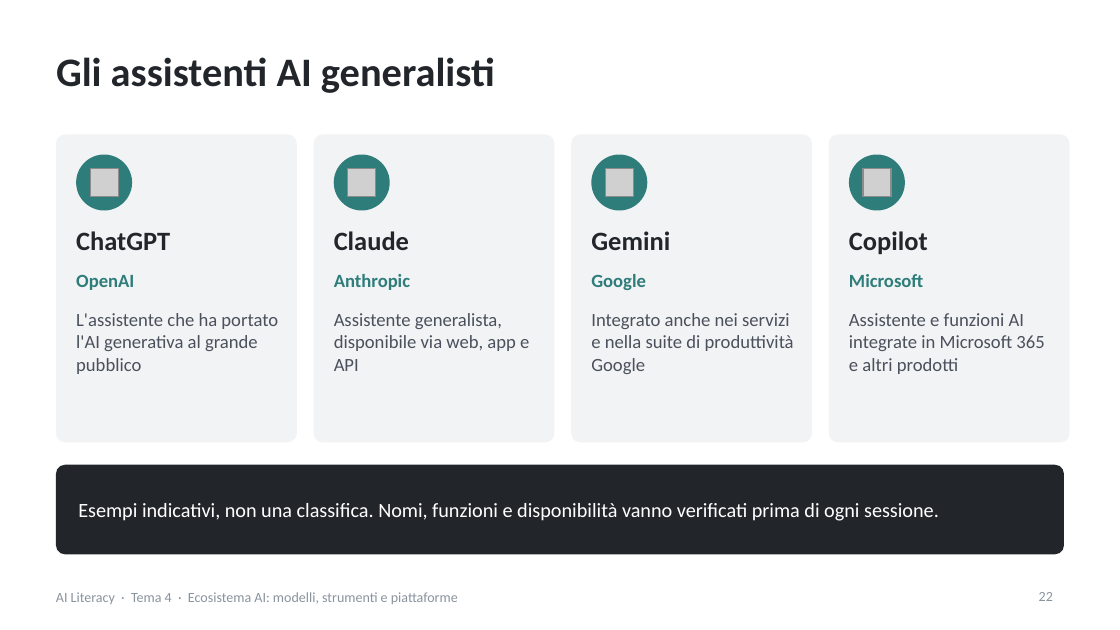
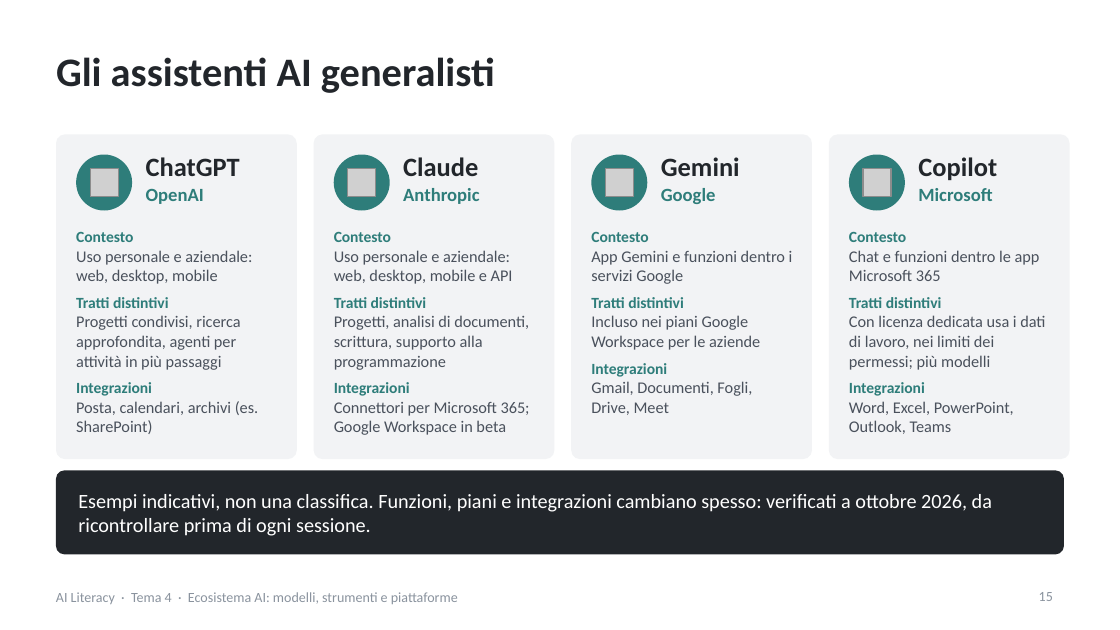
Before and after one commit to NetAi-IT/Formazione-AI-Literacy-Official, a slide deck: slide 15 of Base/Tema4_Ecosistema_AI.pptx (slide 22 before the commit). Drawn at 1120x630 pixels with LibreOffice and Linux fonts; fonts in the diff are those of the drawing; grey boxes stand for pictures. Boxes give left, top, right and bottom in pixels: in the first picture for what was removed or moved away, otherwise in the second. Text is boxed around its words. In the diff, an @@ line names an element or a change of style, - is before the commit and + after.

```diff
--- a/Base/Tema4_Ecosistema_AI.pptx
+++ b/Base/Tema4_Ecosistema_AI.pptx
@@ rounded rectangle: place and size @@
-rounded rectangle at (56, 134, 297, 442)
+rounded rectangle at (56, 134, 297, 459)
@@ rounded rectangle: place and size @@
-rounded rectangle at (314, 134, 554, 442)
+rounded rectangle at (314, 134, 554, 459)
@@ rounded rectangle: place and size @@
-rounded rectangle at (571, 134, 812, 442)
+rounded rectangle at (571, 134, 812, 459)
@@ rounded rectangle: place and size @@
-rounded rectangle at (829, 134, 1070, 442)
+rounded rectangle at (829, 134, 1070, 459)
@@ text "ChatGPT": place and size @@
-text "ChatGPT" at (76, 231, 170, 250)
+text "ChatGPT" at (146, 157, 240, 176)
@@ text "Claude": place and size @@
-text "Claude" at (334, 231, 409, 250)
+text "Claude" at (403, 157, 478, 176)
@@ text "Gemini": place and size @@
-text "Gemini" at (591, 231, 670, 250)
+text "Gemini" at (661, 157, 740, 176)
@@ text "Copilot": place and size @@
-text "Copilot" at (849, 231, 928, 254)
+text "Copilot" at (918, 157, 997, 180)
@@ text "OpenAI": place and size @@
-text "OpenAI" at (76, 275, 134, 290)
+text "OpenAI" at (146, 189, 204, 204)
@@ text "Anthropic": place and size @@
-text "Anthropic" at (334, 274, 410, 290)
+text "Anthropic" at (403, 188, 479, 204)
@@ text "Google": place and size @@
-text "Google" at (591, 274, 646, 290)
+text "Google" at (661, 188, 716, 204)
@@ text "Microsoft": place and size @@
-text "Microsoft" at (849, 274, 923, 287)
+text "Microsoft" at (918, 188, 992, 201)
@@ text at (76, 232, 258, 434): text changed; size 12 to 10.5 pt @@
-L'assistente che ha portato l'AI generativa al grande pubblico
+Contesto
+Uso personale e aziendale: web, desktop, mobile
+Tratti distintivi
+Progetti condivisi, ricerca approfondita, agenti per attività in più passaggi
+Integrazioni
+Posta, calendari, archivi (es. SharePoint)
@@ text at (334, 232, 530, 435): text changed; size 12 to 10.5 pt @@
-Assistente generalista, disponibile via web, app e API
+Contesto
+Uso personale e aziendale: web, desktop, mobile e API
+Tratti distintivi
+Progetti, analisi di documenti, scrittura, supporto alla programmazione
+Integrazioni
+Connettori per Microsoft 365; Google Workspace in beta
@@ text at (591, 232, 793, 415): text changed; size 12 to 10.5 pt @@
-Integrato anche nei servizi e nella suite di produttività Google
+Contesto
+App Gemini e funzioni dentro i servizi Google
+Tratti distintivi
+Incluso nei piani Google Workspace per le aziende
+Integrazioni
+Gmail, Documenti, Fogli, Drive, Meet
@@ text at (849, 232, 1045, 434): text changed; size 12 to 10.5 pt @@
-Assistente e funzioni AI integrate in Microsoft 365 e altri prodotti
+Contesto
+Chat e funzioni dentro le app Microsoft 365
+Tratti distintivi
+Con licenza dedicata usa i dati di lavoro, nei limiti dei permessi; più modelli
+Integrazioni
+Word, Excel, PowerPoint, Outlook, Teams
@@ rounded rectangle: place and size @@
-rounded rectangle at (56, 465, 1064, 554)
+rounded rectangle at (56, 470, 1064, 554)
@@ text at (78, 494, 992, 536): text changed @@
-Esempi indicativi, non una classifica. Nomi, funzioni e disponibilità vanno verificati prima di ogni sessione.
+Esempi indicativi, non una classifica. Funzioni, piani e integrazioni cambiano spesso: verificati a ottobre 2026, da ricontrollare prima di ogni sessione.
@@ page number at (1039, 592, 1053, 601): text changed @@
-22
+15
```
Also in this commit, not shown: 27 other slides changed, 1 slide added, 22 slides removed, 13 other files.
